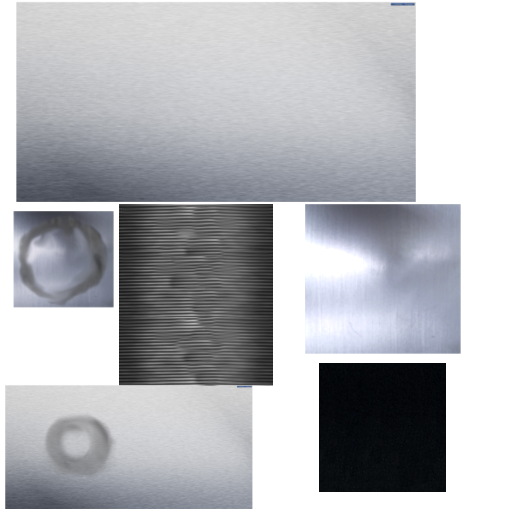
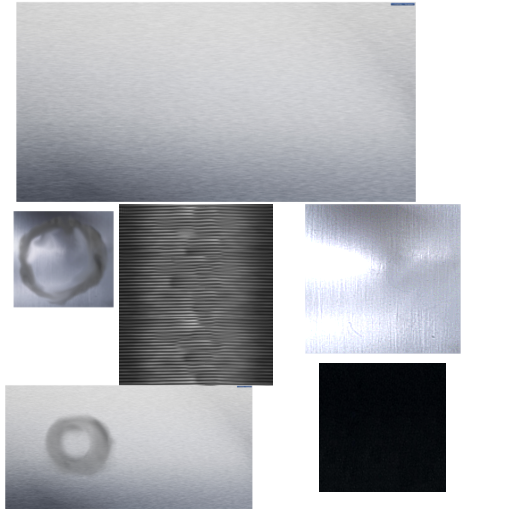
Comparing the layer stacks of the two 512×512 images. Changes:
painted on "Pasted Layer #5" over (305, 204, 461, 354)
